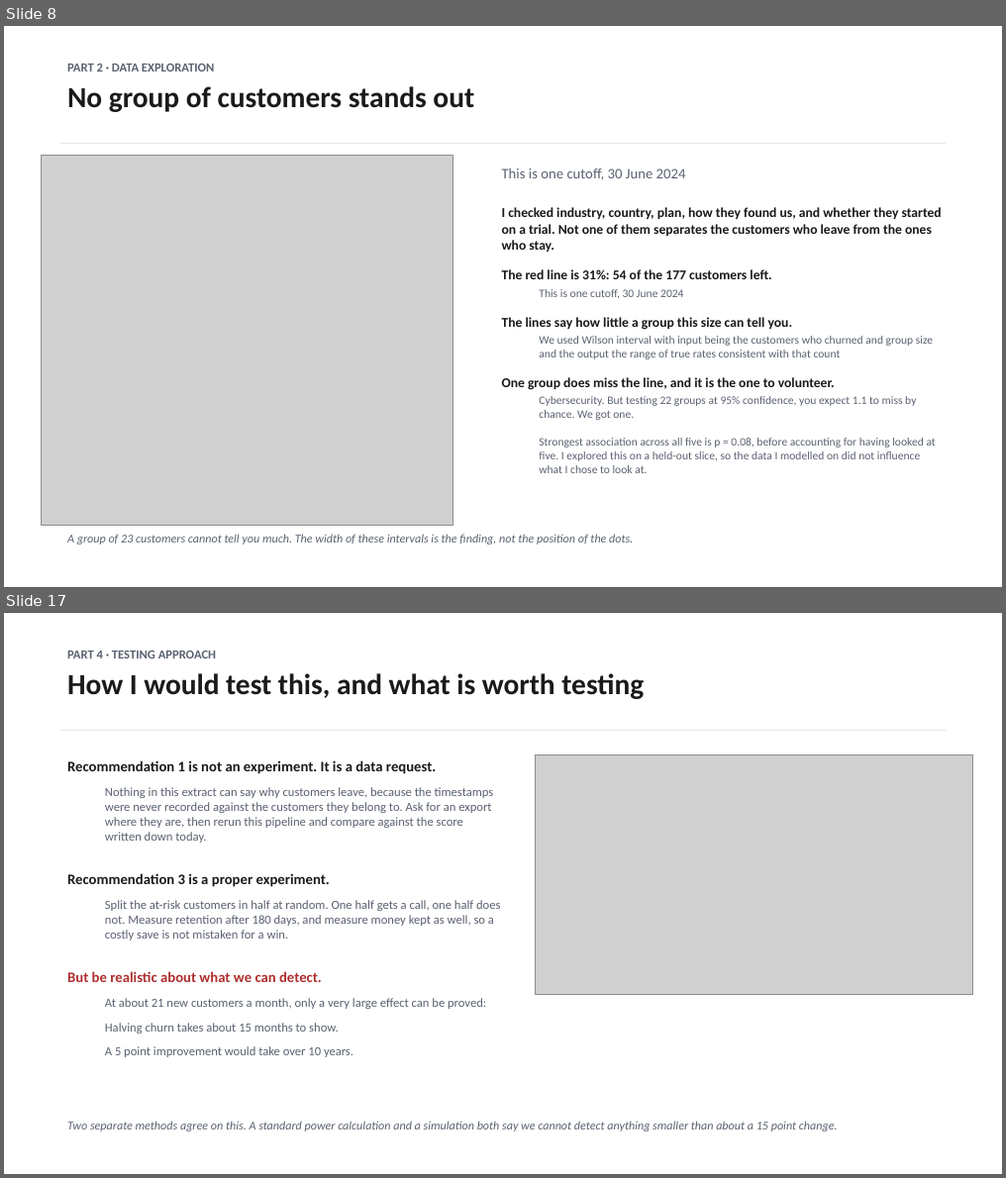
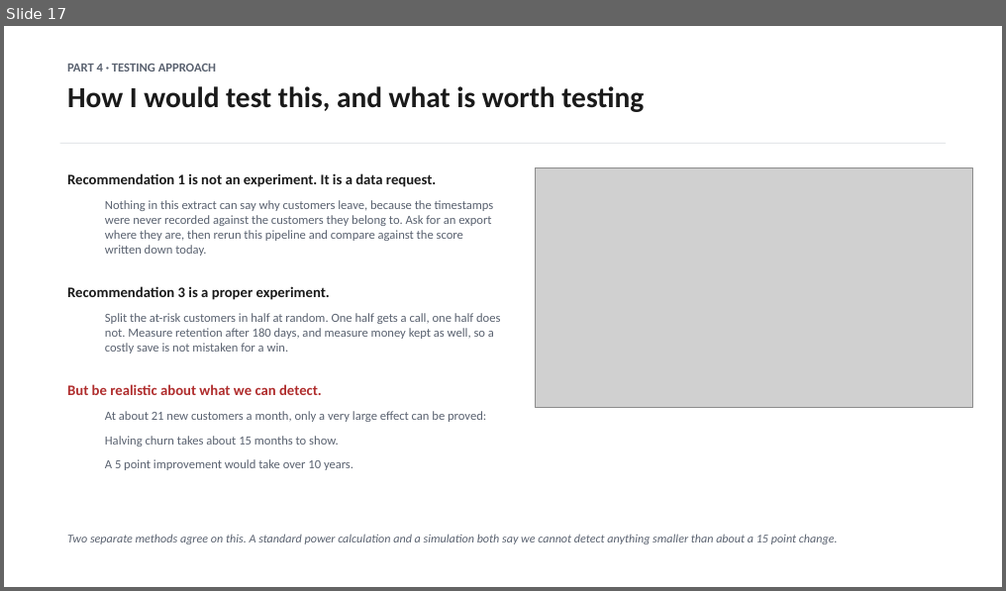
Before and after one commit to dmitriyratu/avepoint-churn-case-study, a slide deck: outputs/decks/AvePoint_Case_Study.pptx. Shown one above the other, each under a label of ours: slides 8 and 17 before the commit, slide 17 after it; the slides between them are not shown. The pictures are 1006x1178 and 1006x591 pixels, drawn with LibreOffice and Linux fonts; fonts in the diff are those of the drawing; grey boxes stand for pictures. Boxes give left, top, right and bottom in pixels: in the first picture for what was removed or moved away, otherwise in the second. Text is boxed around its words. In the diff, an @@ line names an element or a change of style, - is before the commit and + after.

Commit message:
Enhance data exploration and visualization in presentation materials
- Updated `build_new_slides.py` to include a new section on data exploration, highlighting the lack of standout customer segments when tested against chance.
- Revised `fig_feature_catalogue.py` to improve feature descriptions and streamline the code structure.
- Enhanced `fig_segment_shuffle_html.py` with additional variables for analysis and improved visual layout for better clarity.
- Updated HTML and PNG outputs to reflect the latest changes in the data exploration findings.

These modifications aim to provide clearer insights into customer behavior and improve the overall presentation quality.

```diff
--- a/outputs/decks/AvePoint_Case_Study.pptx
+++ b/outputs/decks/AvePoint_Case_Study.pptx
@@ slide 8 removed at box(4, 26, 1002, 587), background #FFFFFF @@
@@ text removed at box(67, 64, 474, 112) @@
-PART 2 · DATA EXPLORATION
-No group of customers stands out
@@ rectangle removed at box(60, 143, 945, 144) @@
@@ picture removed at box(42, 155, 453, 525) @@
@@ text removed at box(502, 169, 942, 473) @@
-This is one cutoff, 30 June 2024
-I checked industry, country, plan, how they found us, and whether they started on a trial. Not one of them separates the customers who leave from the ones who stay.
-The red line is 31%: 54 of the 177 customers left.
-  This is one cutoff, 30 June 2024
-The lines say how little a group this size can tell you.
-  We used Wilson interval with input being the customers who churned and group size and the output the range of true rates consistent with that count
-One group does miss the line, and it is the one to volunteer.
-  Cybersecurity. But testing 22 groups at 95% confidence, you expect 1.1 to miss by chance. We got one.
-  Strongest association across all five is p = 0.08, before accounting for having looked at five. I explored this on a held-out slice, so the data I modelled on did not influence what I chose to look at.
@@ text removed at box(67, 534, 633, 545) @@
-A group of 23 customers cannot tell you much. The width of these intervals is the finding, not the position of the dots.
```
Also in this commit, not shown: 9 slides changed, 1 slide added, 13 other files.
